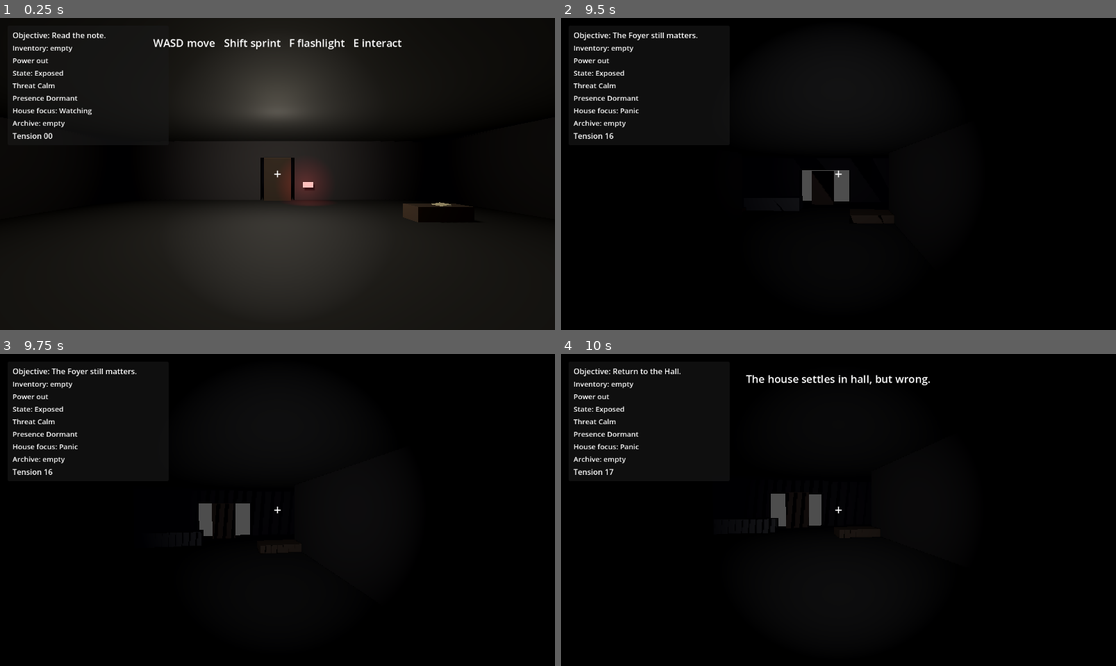
Above: before the commit, frames 1-4 (two rows, left to right).
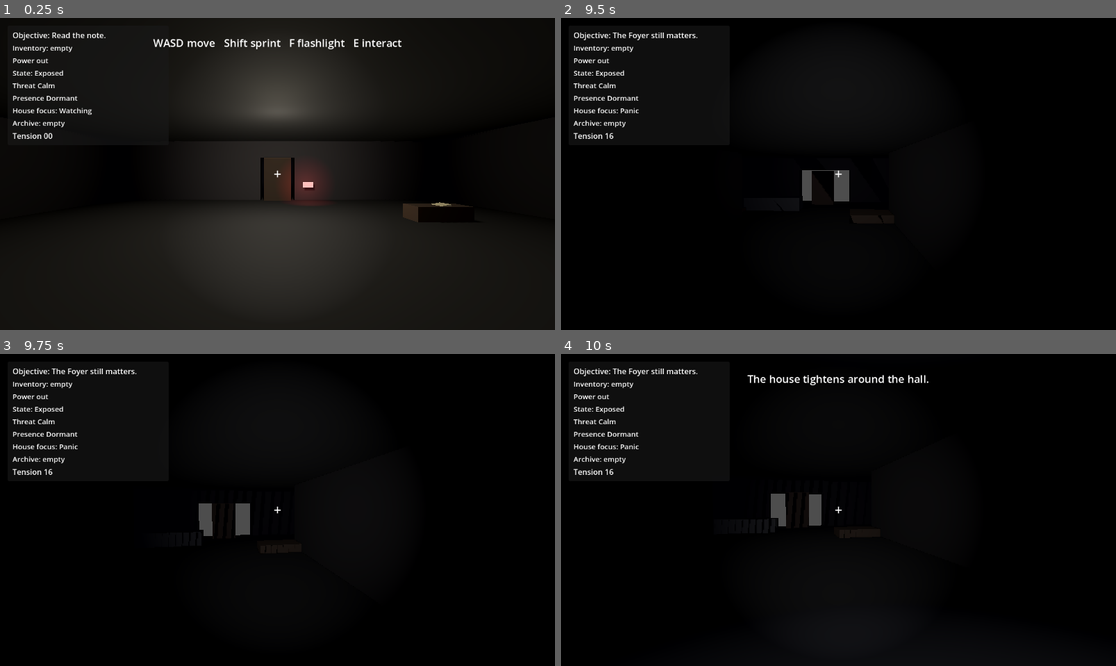
Above: after the commit, the same moments.

Repository: Halomix/TheHouseisListening
Game: Godot game, scene res://scenes/main.tscn
Same seed, same stepped clock (60 frames per second), same inputs: the game is played once before the commit and once after it.
Inputs (mouse positions are in pixels of both pictures, inside the frame that each line leads up to):
- Up to frame 1 (0.25 s): no input
- Up to frame 2 (9.5 s): tap Enter at 0.5, 2.85 s; move the mouse to (866, 174) at 0.52 s; hold F (flashlight) 0.53-1.28 s; hold W (move_forward) 0.53-5.78 s; click (866, 174) at 0.67 s; tap Space (jump) at 0.77, 1.52, 3.02, 3.77, 4.52, 6.02, 6.77, 7.52, 9.02 s; move the mouse to (810, 174) at 1.27 s; tap E (interact) at 1.35, 2.75, 8.85 s; move the mouse to (849, 167) at 2.02 s; hold Shift (sprint) 2.03-2.78 s; move the mouse to (832, 180) at 2.77 s; click (832, 180) at 2.92 s; move the mouse to (877, 177) at 3.52 s; tap Tab at 3.6 s; move the mouse to (794, 170) at 4.27 s; tap Backspace at 4.35 s; move the mouse to (844, 174) at 5.02 s; tap Delete at 5.1 s; click (844, 174) at 5.17 s; move the mouse to (816, 167) at 5.77 s; hold D (move_right) 5.78-6.53 s; tap Ctrl at 5.85 s; move the mouse to (866, 174) at 6.52 s; hold W (move_forward) 6.53-8.78 s; tap Alt at 6.6 s; move the mouse to (810, 174) at 7.27 s; tap R at 7.35 s; click (810, 174) at 7.42 s; move the mouse to (849, 167) at 8.02 s; hold F (flashlight) 8.03-8.78 s; move the mouse to (832, 180) at 8.77 s; hold A (move_left) from 8.78 s (still down)
- Up to frame 3 (9.75 s): move the mouse to (316, 513) at 9.52 s; release A (move_left) at 9.53 s; hold W (move_forward) from 9.53 s (still down); hold Shift (sprint) from 9.53 s (still down); click (316, 513) at 9.67 s
- Up to frame 4 (10 s): keep holding W (move_forward); keep holding Shift (sprint); tap Space (jump) at 9.77 s

Frames 1-3 are identical in both runs. In frame 4, 0.7% of the frame differs, in the area x 8-67%, y 4-39%.

Commit message:
Add visible room mutation loop

Diff:
--- a/scripts/systems/house_director.gd
+++ b/scripts/systems/house_director.gd
@@ -57,6 +57,9 @@
 	var safe_room: String = focus_room
 	if memory.has_method("get_safest_room"):
 		safe_room = memory.get_safest_room()
+	var focus_pressure: float = 0.0
+	if memory.has_method("get_room_pressure"):
+		focus_pressure = float(memory.get_room_pressure(focus_room))
 
 	var current_tension: float = 0.0
 	if tension.has_method("get_tension"):
@@ -67,6 +70,8 @@
 		event_tag = "marked"
 		if level.has_method("framed_room_event"):
 			await level.framed_room_event(safe_room)
+		if level.has_method("mutate_focus_room"):
+			await level.mutate_focus_room(safe_room, 2)
 		if state != null and state.has_method("set_objective_deceptive"):
 			var truth := "Get clear of the %s." % safe_room.capitalize()
 			var lie: String = memory.get_objective_deception(truth) if memory.has_method("get_objective_deception") else truth
@@ -76,6 +81,8 @@
 		event_tag = "safe_breach"
 		if level.has_method("false_safe_room_event"):
 			await level.false_safe_room_event(safe_room)
+		if level.has_method("mutate_focus_room"):
+			await level.mutate_focus_room(focus_room, 3)
 		if state != null and state.has_method("set_objective_deceptive"):
 			var truth := "The %s is not safe." % safe_room.capitalize()
 			var lie: String = memory.get_objective_deception(truth) if memory.has_method("get_objective_deception") else truth
@@ -85,6 +92,8 @@
 		event_tag = "obsession"
 		if level.has_method("obsession_whisper_event"):
 			await level.obsession_whisper_event(focus_room)
+		if level.has_method("mutate_focus_room") and focus_pressure >= 1.8:
+			await level.mutate_focus_room(focus_room, 2)
 		if state != null and state.has_method("set_objective_deceptive"):
 			var truth := "Return to the %s." % focus_room.capitalize()
 			var lie: String = memory.get_objective_deception(truth) if memory.has_method("get_objective_deception") else truth
@@ -94,6 +103,8 @@
 		event_tag = "shift"
 		if level.has_method("soft_room_shift"):
 			await level.soft_room_shift(focus_room)
+		if level.has_method("mutate_focus_room"):
+			await level.mutate_focus_room(focus_room, 1)
 		if state != null and state.has_method("set_objective_deceptive"):
 			var truth := "Keep moving."
 			var lie: String = memory.get_objective_deception(truth) if memory.has_method("get_objective_deception") else truth
--- a/scripts/systems/threat_director.gd
+++ b/scripts/systems/threat_director.gd
@@ -328,6 +328,9 @@
 			await level.clear_hunt_sequence()
 		if level.has_method("post_hunt_payoff"):
 			await level.post_hunt_payoff(_survival_grade)
+		if level.has_method("mutate_focus_room"):
+			var focus_room := _current_target_zone if _current_target_zone != "" else "hall"
+			await level.mutate_focus_room(focus_room, 2 if _survival_grade != "clean" else 1)
 
 	var should_mark: bool = _survival_grade == "barely"
 	if memory != null and memory.has_method("get_hide_use_count") and memory.get_hide_use_count("linen_closet") >= 2:
--- a/scripts/world/test_level.gd
+++ b/scripts/world/test_level.gd
@@ -93,6 +93,20 @@
 	if kitchen_light != null and kitchen_light.visible:
 		await _flicker_light(kitchen_light)
 	await presence_glimpse_at(kitchen_marker)
+
+func mutate_focus_room(room_name: String, intensity: int = 1) -> void:
+	var marker := _marker_for_room(room_name)
+	var light := _light_for_room(room_name)
+	var label := room_name.strip_edges().to_lower()
+	if label.is_empty():
+		label = "hall"
+	_flash_message("The house tightens around the %s." % label, 1.5 + float(min(intensity, 3)) * 0.15)
+	if light != null and light.visible:
+		var pulses := clampi(intensity, 1, 3) + 1
+		for _i in range(pulses):
+			await _flicker_light(light)
+	if marker != null:
+		await presence_glimpse_at(marker, 0.14 + float(min(intensity, 3)) * 0.03)
 
 func pre_hunt_presence() -> void:
 	_flash_message("Something stands between you and the front hall.", 1.6)
Not shown, changed: CURRENT_MILESTONE.md
Not shown, changed: NEXT_TASKS.md
Not shown, added: PATCH_13_NOTES.md
Not shown, changed: PLAYTEST_NOTES.md
Not shown, changed: scripts/validate-bootstrap.ps1
